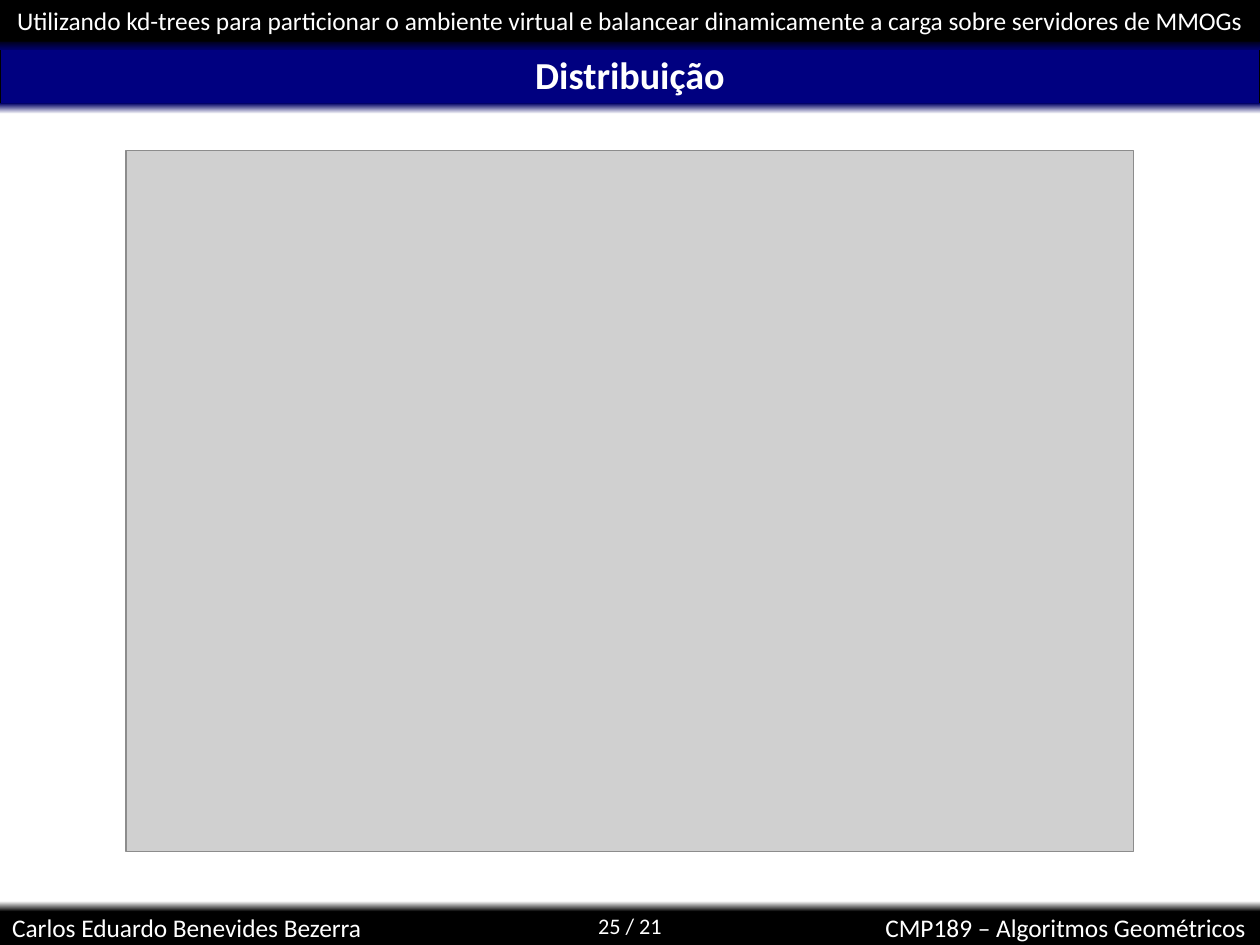
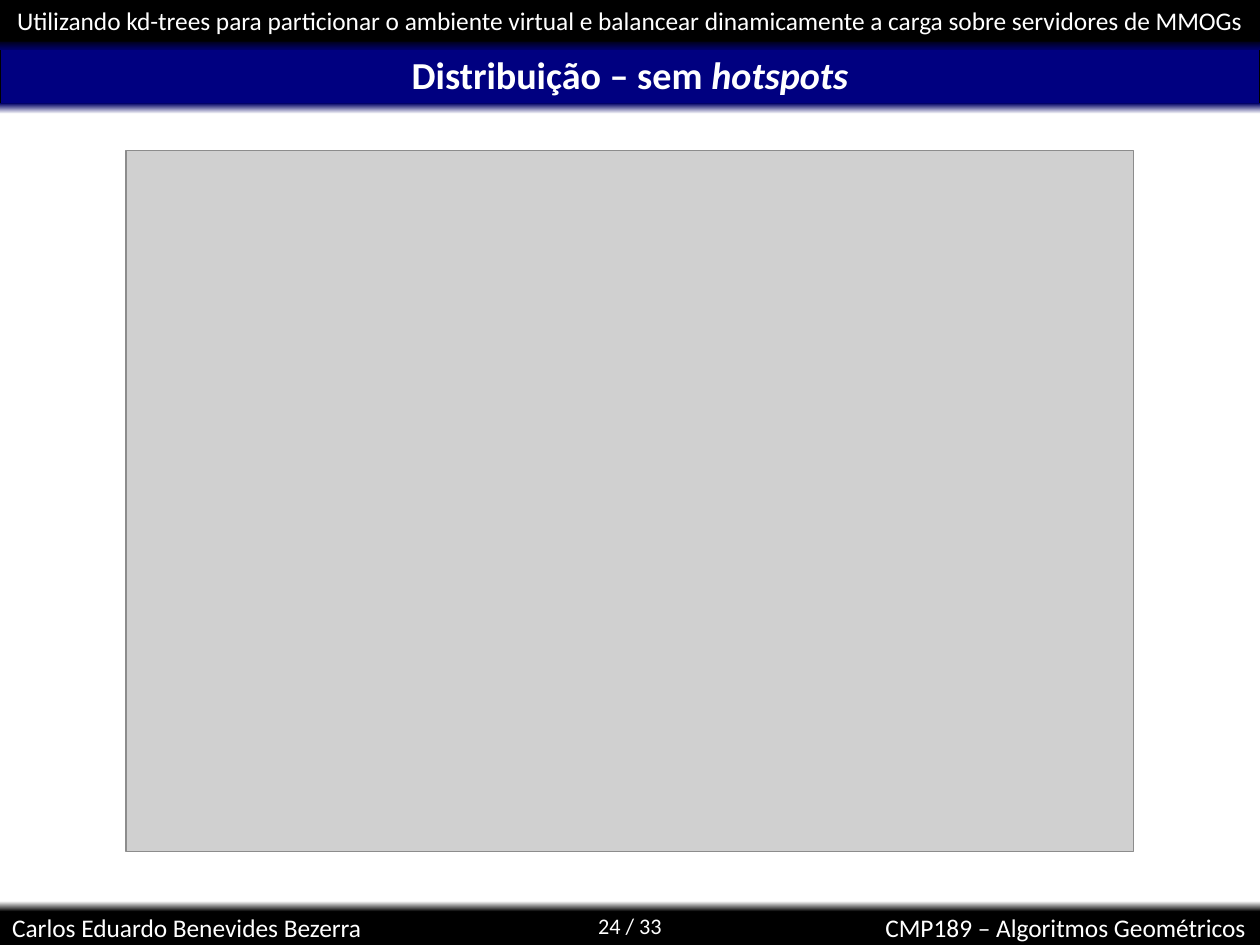
Before and after one commit to kdubezerra/kdubezerra, a slide deck: slide 24 of disciplinas/cmp189/apresentacaoTrabalhoFinal.ppt (slide 25 before the commit). Drawn at 1260x945 pixels with LibreOffice and Linux fonts; fonts in the diff are those of the drawing; grey boxes stand for pictures; background and template pictures are left out. Boxes give left, top, right and bottom in pixels: in the first picture for what was removed or moved away, otherwise in the second. Text is boxed around its words. In the diff, an @@ line names an element or a change of style, - is before the commit and + after.

```diff
--- a/disciplinas/cmp189/apresentacaoTrabalhoFinal.ppt
+++ b/disciplinas/cmp189/apresentacaoTrabalhoFinal.ppt
@@ title at (412,62,848,96): text changed @@
-Distribuição
+Distribuição – sem hotspots
@@ page number at (598,919,662,934): text changed @@
-25 / 21
+24 / 33
```
Also in this commit, not shown: 7 other slides changed, 2 slides added, 1 slide removed.
